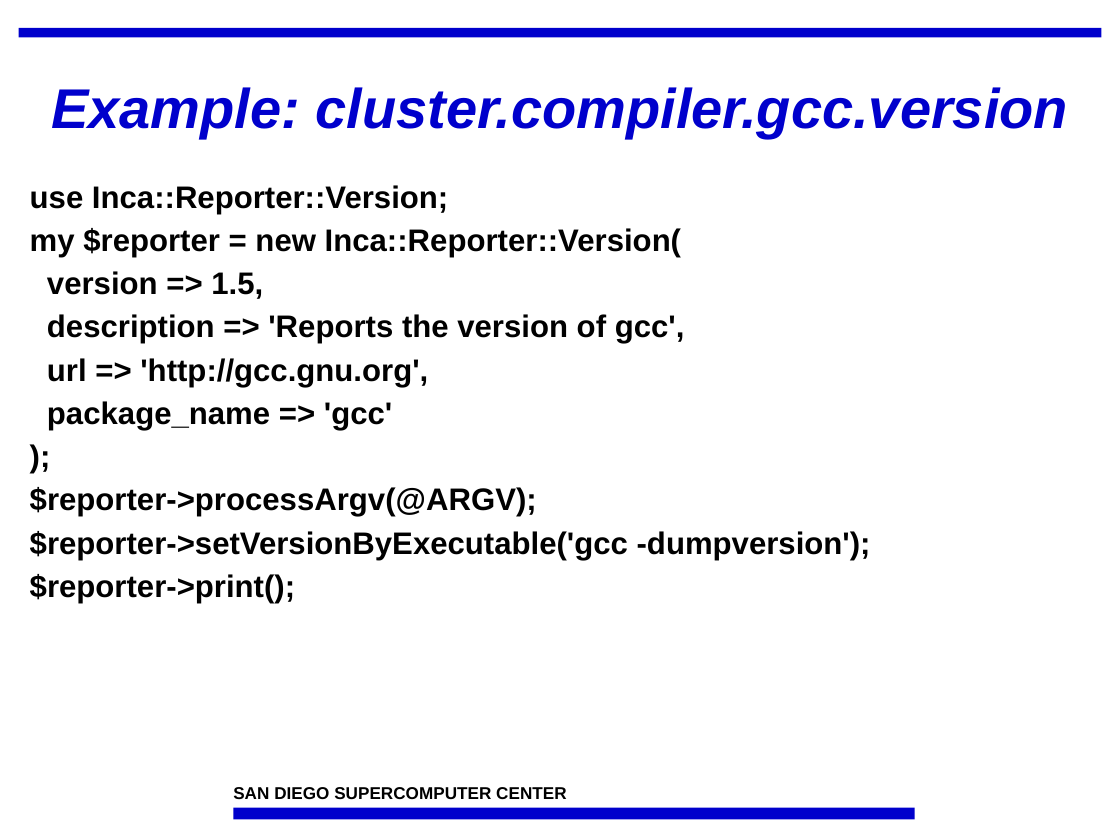
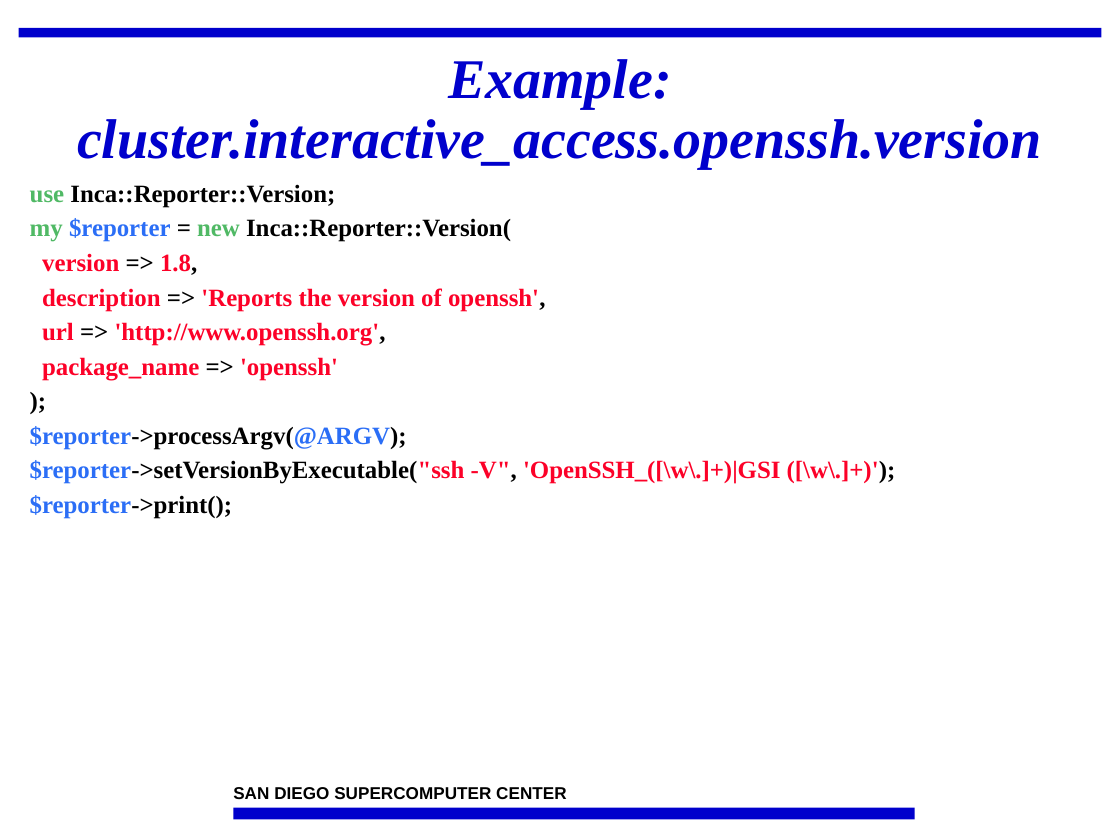
Before and after one commit to IncaProject/inca-xsede, a slide deck: slide 14 of talks/incaReporters.ppt (slide 13 before the commit). Drawn at 1120x840 pixels with LibreOffice and Linux fonts; fonts in the diff are those of the drawing; background and template pictures are left out. Boxes give left, top, right and bottom in pixels: in the first picture for what was removed or moved away, otherwise in the second. Text is boxed around its words. In the diff, an @@ line names an element or a change of style, - is before the commit and + after.

```diff
--- a/talks/incaReporters.ppt
+++ b/talks/incaReporters.ppt
@@ title at (77,59,1042,169): text changed; font Arial to Times New Roman @@
-Example: cluster.compiler.gcc.version
+Example: cluster.interactive_access.openssh.version
@@ text at (30,184,511,519): size 20 to 16 pt, font Arial to Times New Roman in "use Inca::Reporter::Version;", "my $reporter = new Inca::Reporter::Version(", ");", "$reporter->processArgv(@ARGV);" and 1 more places; text colour #000000 to #50B965 in "use", "my new"; text colour #000000 to #2B6EF6 in "$reporter", "$reporter->processArgv(@ARGV);", "$reporter->print();"; less space between paragraphs @@
@@ text at (42,253,546,381): text changed; size 20 to 16 pt; font Arial to Times New Roman; text colour #000000 to #FC0128 @@
-version => 1.5,
-description => 'Reports the version of gcc',
-url => 'http://gcc.gnu.org',
-package_name => 'gcc'
+version => 1.8,
+description => 'Reports the version of openssh',
+url => 'http://www.openssh.org',
+package_name => 'openssh'
@@ text at (30,460,896,484): text changed; size 20 to 16 pt; font Arial to Times New Roman; text colour #000000 to #FC0128 @@
-$reporter->setVersionByExecutable('gcc -dumpversion');
+$reporter->setVersionByExecutable("ssh -V", 'OpenSSH_([\w\.]+)|GSI ([\w\.]+)');
```
Also in this commit, not shown: 22 other slides changed, 5 slides added.
